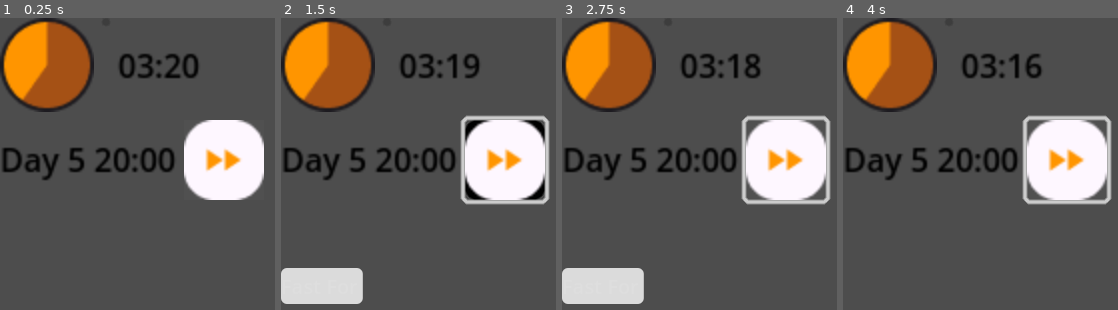
Above: before the commit, frames 1-4 (left to right).
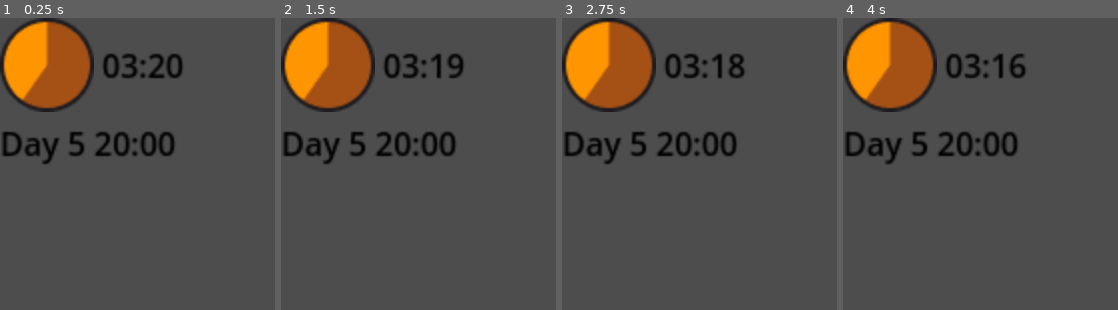
Above: after the commit, the same moments.

Repository: carabowes/Luscinia
Game: Godot game, scene res://Scenes/timer.tscn
Two runs of this game, one before a commit and one after it. Both use one fixed random seed, a clock stepped at 60 frames per second and the inputs below.
Inputs (mouse positions are in pixels of both pictures, inside the frame that each line leads up to):
- Up to frame 1 (0.25 s): no input
- Up to frame 2 (1.5 s): click (503, 161) at 0.52 s; click (503, 161) at 1.27 s
- Up to frame 3 (2.75 s): move the mouse to (outside the picture) at 2.02 s; press the mouse at (outside the picture) at 2.03 s; hold D from 2.03 s (still down)
- Up to frame 4 (4 s): release D at 2.75 s; release the mouse at (outside the picture) at 2.75 s; tap Enter at 2.75 s; drag from (outside the picture) to (outside the picture) at 2.77 s; tap Space at 3.5 s; move the mouse to (1060, 242) at 3.52 s; press the mouse at (1060, 242) at 3.53 s; hold D from 3.53 s (still down)

The runs differ from the first frame. In frame 1, 13% of the frame differs, in the area x 0-96%, y 12-63%; in frame 2, 19%, in the area x 0-98%, y 12-98%; in frame 3, 18%; in frame 4, 15%.

Commit message:
Moved Skip Time button to own scene
Refs #65

Seperating button from timer so it can be put in the navbar

Diff:
--- /dev/null
+++ b/luscinia/Scenes/navbar.tscn
@@ -0,0 +1,74 @@
+[gd_scene load_steps=8 format=3 uid="uid://cvex4d7ipjauf"]
+
+[ext_resource type="Texture2D" uid="uid://crdt0x0jw41ox" path="res://Sprites/UI/ProceedButton.png" id="1_24llj"]
+[ext_resource type="Script" path="res://Scripts/skip_custom_time_button.gd" id="2_ifu5p"]
+
+[sub_resource type="StyleBoxFlat" id="StyleBoxFlat_h85xp"]
+bg_color = Color(0.9481, 0.912, 0.95, 1)
+
+[sub_resource type="StyleBoxFlat" id="StyleBoxFlat_u7tph"]
+bg_color = Color(0, 0, 0, 1)
+corner_radius_top_left = 6
+corner_radius_top_right = 6
+corner_radius_bottom_right = 6
+corner_radius_bottom_left = 6
+shadow_color = Color(0, 0, 0, 0)
+
+[sub_resource type="StyleBoxFlat" id="StyleBoxFlat_n5gp4"]
+bg_color = Color(0.6, 0.6, 0.6, 0)
+
+[sub_resource type="StyleBoxFlat" id="StyleBoxFlat_gromn"]
+bg_color = Color(0.6, 0.6, 0.6, 0.0431373)
+
+[sub_resource type="StyleBoxFlat" id="StyleBoxFlat_6gtw4"]
+bg_color = Color(0.858218, 0.858218, 0.858218, 1)
+corner_radius_top_left = 6
+corner_radius_top_right = 6
+corner_radius_bottom_right = 6
+corner_radius_bottom_left = 6
+
+[node name="Navbar" type="Panel"]
+custom_minimum_size = Vector2(0, 80)
+anchors_preset = 12
+anchor_top = 1.0
+anchor_right = 1.0
+anchor_bottom = 1.0
+grow_horizontal = 2
+grow_vertical = 0
+size_flags_vertical = 3
+theme_override_styles/panel = SubResource("StyleBoxFlat_h85xp")
+
+[node name="NavbarLayout" type="HBoxContainer" parent="."]
+layout_mode = 1
+anchors_preset = 15
+anchor_right = 1.0
+anchor_bottom = 1.0
+offset_left = 36.0
+offset_right = -36.0
+grow_horizontal = 2
+grow_vertical = 2
+
+[node name="SkipCustomTimeButton" type="Button" parent="NavbarLayout"]
+layout_mode = 2
+size_flags_horizontal = 6
+theme_override_styles/hover = SubResource("StyleBoxFlat_u7tph")
+theme_override_styles/pressed = SubResource("StyleBoxFlat_n5gp4")
+theme_override_styles/normal = SubResource("StyleBoxFlat_gromn")
+icon = ExtResource("1_24llj")
+flat = true
+script = ExtResource("2_ifu5p")
+
+[node name="CustomTimePopup" type="Popup" parent="NavbarLayout/SkipCustomTimeButton"]
+auto_translate_mode = 1
+size = Vector2i(81, 36)
+
+[node name="LineEdit" type="LineEdit" parent="NavbarLayout/SkipCustomTimeButton/CustomTimePopup"]
+offset_right = 67.0625
+offset_bottom = 31.0
+size_flags_horizontal = 3
+size_flags_vertical = 3
+theme_override_colors/font_color = Color(0, 0, 0, 1)
+theme_override_font_sizes/font_size = 20
+theme_override_styles/normal = SubResource("StyleBoxFlat_6gtw4")
+placeholder_text = "Fast Forward Time"
+alignment = 3
--- a/luscinia/Scenes/timer.tscn
+++ b/luscinia/Scenes/timer.tscn
@@ -1,96 +1,69 @@
-[gd_scene load_steps=9 format=3 uid="uid://desl373b33t23"]
+[gd_scene load_steps=4 format=3 uid="uid://desl373b33t23"]
 
 [ext_resource type="Script" path="res://Scripts/UI/ui_timer.gd" id="1_jafkr"]
 [ext_resource type="Texture2D" uid="uid://7v3dgwwsbwqu" path="res://Sprites/clock.png" id="2_2fyrh"]
-[ext_resource type="Texture2D" uid="uid://crdt0x0jw41ox" path="res://Sprites/UI/ProceedButton.png" id="3_oevw8"]
-
-[sub_resource type="StyleBoxFlat" id="StyleBoxFlat_ke4om"]
-bg_color = Color(0, 0, 0, 1)
-corner_radius_top_left = 6
-corner_radius_top_right = 6
-corner_radius_bottom_right = 6
-corner_radius_bottom_left = 6
-shadow_color = Color(0, 0, 0, 0)
-
-[sub_resource type="StyleBoxFlat" id="StyleBoxFlat_f1y8c"]
-bg_color = Color(0.6, 0.6, 0.6, 0)
-
-[sub_resource type="StyleBoxFlat" id="StyleBoxFlat_ct86c"]
-bg_color = Color(0.6, 0.6, 0.6, 0.0431373)
 
 [sub_resource type="LabelSettings" id="LabelSettings_7gidb"]
 line_spacing = 1.0
 font_size = 30
 
-[sub_resource type="StyleBoxFlat" id="StyleBoxFlat_exh6t"]
-bg_color = Color(0.858218, 0.858218, 0.858218, 1)
-corner_radius_top_left = 6
-corner_radius_top_right = 6
-corner_radius_bottom_right = 6
-corner_radius_bottom_left = 6
-
-[node name="UIControl" type="Control"]
+[node name="Timer" type="Control"]
 layout_mode = 3
 anchors_preset = 15
 anchor_right = 1.0
 anchor_bottom = 1.0
-offset_right = -179.0
-offset_bottom = -750.0
 grow_horizontal = 2
 grow_vertical = 2
 scale = Vector2(2, 2)
 size_flags_horizontal = 3
 script = ExtResource("1_jafkr")
 
-[node name="VBoxContainer" type="VBoxContainer" parent="."]
-layout_mode = 0
-offset_right = 180.0
-offset_bottom = 91.0
+[node name="TimerVBox" type="VBoxContainer" parent="."]
+layout_mode = 1
+anchors_preset = 15
+anchor_right = 1.0
+anchor_bottom = 1.0
+grow_horizontal = 2
+grow_vertical = 2
 
-[node name="HBoxContainer1" type="HBoxContainer" parent="VBoxContainer"]
+[node name="TimerHBox" type="HBoxContainer" parent="TimerVBox"]
 layout_mode = 2
 
-[node name="TextureRect" type="TextureRect" parent="VBoxContainer/HBoxContainer1"]
+[node name="TimerCircle" type="TextureRect" parent="TimerVBox/TimerHBox"]
 layout_mode = 2
 texture = ExtResource("2_2fyrh")
 stretch_mode = 5
 
-[node name="TimerBar" type="ProgressBar" parent="VBoxContainer/HBoxContainer1"]
+[node name="TimerBar" type="ProgressBar" parent="TimerVBox/TimerHBox"]
+visible = false
 layout_mode = 2
 max_value = 7200.0
 value = 7200.0
 show_percentage = false
 
-[node name="TimerLabel" type="Label" parent="VBoxContainer/HBoxContainer1"]
+[node name="TimerLabel" type="Label" parent="TimerVBox/TimerHBox"]
 layout_mode = 2
 theme_override_colors/font_color = Color(0, 0, 0, 1)
 text = "02:13"
 
-[node name="HBoxContainer2" type="HBoxContainer" parent="VBoxContainer"]
+[node name="GameTimeHBox" type="HBoxContainer" parent="TimerVBox"]
 layout_mode = 2
 
-[node name="DayLabel" type="Label" parent="VBoxContainer/HBoxContainer2"]
+[node name="DayLabel" type="Label" parent="TimerVBox/GameTimeHBox"]
 layout_mode = 2
 theme_override_colors/font_color = Color(0, 0, 0, 1)
 text = "Day 5"
 
-[node name="ClockLabel" type="Label" parent="VBoxContainer/HBoxContainer2"]
+[node name="ClockLabel" type="Label" parent="TimerVBox/GameTimeHBox"]
 layout_mode = 2
 theme_override_colors/font_color = Color(0, 0, 0, 1)
 text = "20:00"
 
-[node name="SkipCustomTimeButton" type="Button" parent="VBoxContainer/HBoxContainer2"]
-layout_mode = 2
-theme_override_styles/hover = SubResource("StyleBoxFlat_ke4om")
-theme_override_styles/pressed = SubResource("StyleBoxFlat_f1y8c")
-theme_override_styles/normal = SubResource("StyleBoxFlat_ct86c")
-icon = ExtResource("3_oevw8")
-
-[node name="EventPopup" type="Popup" parent="VBoxContainer"]
+[node name="EventPopup" type="Popup" parent="TimerVBox"]
 mode = 2
 size = Vector2i(0, 0)
 
-[node name="Label" type="Label" parent="VBoxContainer/EventPopup"]
+[node name="Label" type="Label" parent="TimerVBox/EventPopup"]
 custom_minimum_size = Vector2(400, 200)
 anchors_preset = 15
 anchor_right = 1.0
@@ -105,20 +78,4 @@
 vertical_alignment = 1
 autowrap_mode = 3
 
-[node name="CustomTimePopup" type="Popup" parent="VBoxContainer"]
-size = Vector2i(67, 31)
-
-[node name="LineEdit" type="LineEdit" parent="VBoxContainer/CustomTimePopup"]
-offset_right = 67.0625
-offset_bottom = 31.0
-size_flags_horizontal = 3
-size_flags_vertical = 3
-theme_override_colors/font_color = Color(0, 0, 0, 1)
-theme_override_font_sizes/font_size = 20
-theme_override_styles/normal = SubResource("StyleBoxFlat_exh6t")
-placeholder_text = "Fast Forward Time"
-alignment = 3
-
-[connection signal="pressed" from="VBoxContainer/HBoxContainer2/SkipCustomTimeButton" to="." method="_on_skip_custom_time_button_pressed"]
-[connection signal="popup_hide" from="VBoxContainer/EventPopup" to="." method="_on_event_popup_popup_hide"]
-[connection signal="text_submitted" from="VBoxContainer/CustomTimePopup/LineEdit" to="." method="_on_line_edit_text_submitted"]
+[connection signal="popup_hide" from="TimerVBox/EventPopup" to="." method="_on_event_popup_popup_hide"]
--- a/luscinia/Scripts/UI/ui_timer.gd
+++ b/luscinia/Scripts/UI/ui_timer.gd
@@ -10,14 +10,11 @@
 	"you discovered an underground cave exposed by the earthquake."
 ]
 
-@onready var timer_bar = $VBoxContainer/HBoxContainer1/TimerBar
-@onready var timer_label = $VBoxContainer/HBoxContainer1/TimerLabel
-@onready var day_label = $VBoxContainer/HBoxContainer2/DayLabel
-@onready var clock_label = $VBoxContainer/HBoxContainer2/ClockLabel
-@onready var skip_custom_time_button = $VBoxContainer/HBoxContainer2/SkipCustomTimeButton
-@onready var custom_time_popup = $VBoxContainer/CustomTimePopup
-@onready var custom_time_input = $VBoxContainer/CustomTimePopup/LineEdit
-@onready var event_popup = $VBoxContainer/EventPopup
+@onready var timer_bar = $TimerVBox/TimerHBox/TimerBar
+@onready var timer_label = $TimerVBox/TimerHBox/TimerLabel
+@onready var day_label = $TimerVBox/GameTimeHBox/DayLabel
+@onready var clock_label = $TimerVBox/GameTimeHBox/ClockLabel
+@onready var event_popup = $TimerVBox/EventPopup
 
 func _ready():
 	# Initialize the UI elements
@@ -27,17 +24,8 @@
 	day_label.text = "Day %d" % GlobalTimer.day_counter
 	clock_label.text = "%02d:%02d" % [GlobalTimer.in_game_hours, GlobalTimer.in_game_minutes]
 
-	if skip_custom_time_button:
-		if not skip_custom_time_button.is_connected("pressed", Callable(self, "_on_skip_custom_time_button_pressed")):
-			skip_custom_time_button.connect("pressed", Callable(self, "_on_skip_custom_time_button_pressed"))
-	else:
-		print("SkipCustomTimeButton not found!")
+	GlobalTimer.turn_progressed.connect(skip_time)
 
-	if custom_time_input:
-		if not custom_time_input.is_connected("text_submitted", Callable(self, "_on_line_edit_text_submitted")):
-			custom_time_input.connect("text_submitted", Callable(self, "_on_line_edit_text_submitted"))
-	else:
-		print("LineEdit for CustomTimePopup not found!")
 
 	if event_popup:
 		if not event_popup.is_connected("popup_hide", Callable(self, "_on_event_popup_popup_hide")):
@@ -53,19 +41,6 @@
 	day_label.text = "Day %d" % GlobalTimer.day_counter
 	timer_label.text = format_time_with_seconds(int(GlobalTimer.current_time_left))
 	clock_label.text = "%02d:%02d" % [GlobalTimer.in_game_hours, GlobalTimer.in_game_minutes]
-
-# Displays the popup for entering a custom time to skip
-func _on_skip_custom_time_button_pressed():
-	custom_time_popup.popup_centered(Vector2(400, 300))
-
-
-# Handle custom time input
-func _on_line_edit_text_submitted(new_text: String):
-	custom_time_popup.hide()
-	if new_text.is_valid_int():  # Correct validation
-		var minutes = int(new_text)
-		if minutes > 0:
-			skip_time(minutes)
 
 
 # Perform the time skip
--- a/luscinia/Scripts/global_timer.gd
+++ b/luscinia/Scripts/global_timer.gd
@@ -1,6 +1,6 @@
 extends Node
 
-signal turn_progressed
+signal turn_progressed(time_skipped : int)
 # Timer variables
 @export var cd_minutes: int = 3
 @export var cd_seconds: int = 20
@@ -53,5 +53,5 @@
 		if in_game_hours >= 24:  # Handle day overflow
 			in_game_hours -= 24
 			day_counter += 1
-	turn_progressed.emit()
+	turn_progressed.emit(skip_minutes)
 	print("New in-game time: Day %d, %02d:%02d" % [day_counter, in_game_hours, in_game_minutes])  # Debugging line
--- /dev/null
+++ b/luscinia/Scripts/skip_custom_time_button.gd
@@ -0,0 +1,23 @@
+extends Button
+
+@onready var custom_time_popup = $CustomTimePopup
+@onready var custom_time_input = $CustomTimePopup/LineEdit
+
+# Called when the node enters the scene tree for the first time.
+func _ready() -> void:
+	connect("pressed", _on_skip_custom_time_button_pressed)
+	custom_time_input.connect("text_submitted", _on_line_edit_text_submitted)
+
+
+# Displays the popup for entering a custom time to skip
+func _on_skip_custom_time_button_pressed():
+	custom_time_popup.popup_centered(Vector2(400, 300))
+
+
+# Handle custom time input
+func _on_line_edit_text_submitted(new_text: String):
+	custom_time_popup.hide()
+	if new_text.is_valid_int():  # Correct validation
+		var minutes = int(new_text)
+		if minutes > 0:
+			GlobalTimer.skip_time(minutes)
